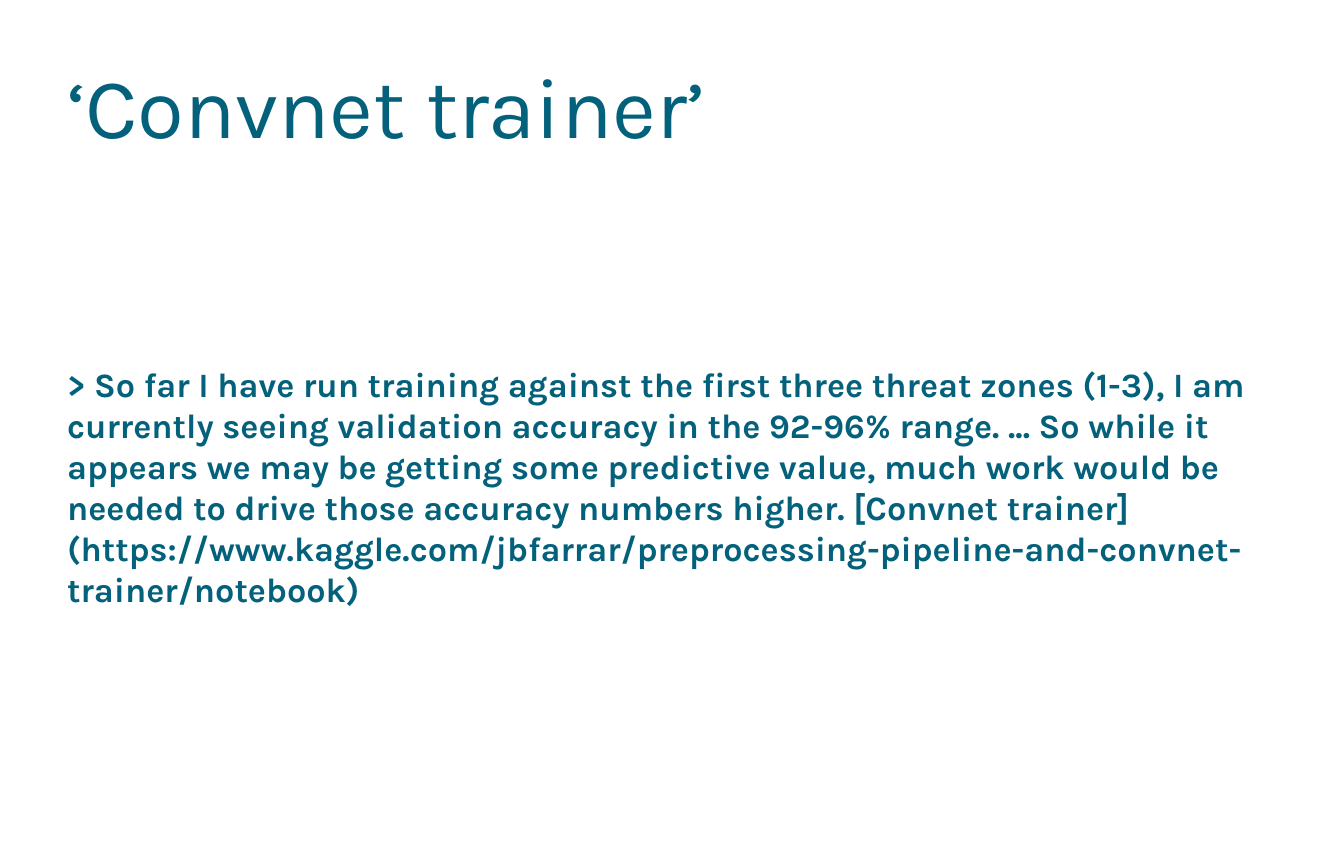
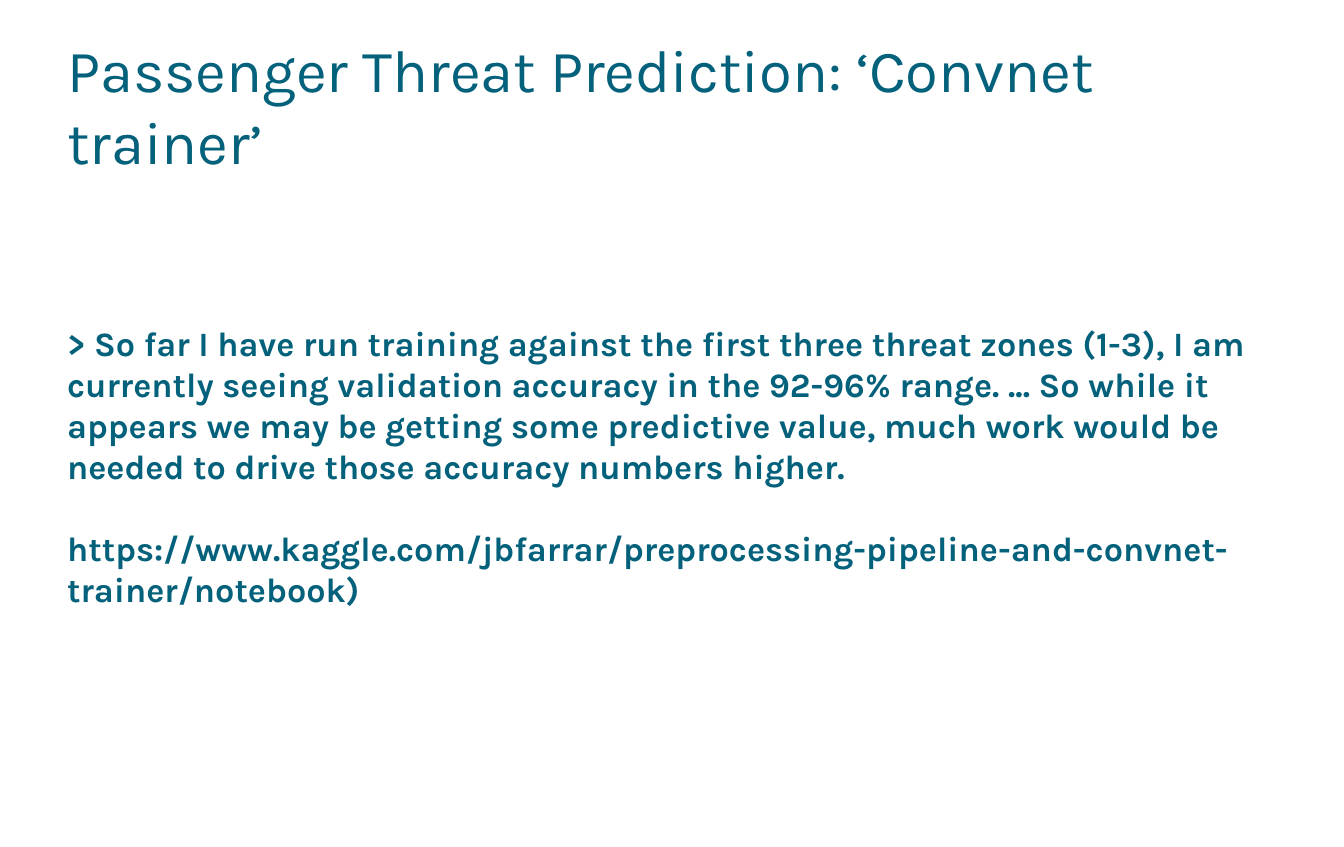
Before and after one commit to datapractice/machinelearners, a slide deck: slide 12 of mackenzie_govern_predict.odp (slide 10 before the commit). Drawn at 1344x847 pixels with LibreOffice and Linux fonts; fonts in the diff are those of the drawing; background and template pictures are left out. Boxes give left, top, right and bottom in pixels: in the first picture for what was removed or moved away, otherwise in the second. Text is boxed around its words. In the diff, an @@ line names an element or a change of style, - is before the commit and + after.

```diff
--- a/mackenzie_govern_predict.odp
+++ b/mackenzie_govern_predict.odp
@@ title at bbox=[67, 51, 1093, 165]: text changed; size 60 to 42 pt @@
-‘Convnet trainer’
+Passenger Threat Prediction: ‘Convnet trainer’
@@ subtitle at bbox=[67, 330, 1244, 606]: text changed @@
-> So far I have run training against the first three threat zones (1-3), I am currently seeing validation accuracy in the 92-96% range. ... So while it appears we may be getting some predictive value, much work would be needed to drive those accuracy numbers higher. [Convnet trainer](https://www.kaggle.com/jbfarrar/preprocessing-pipeline-and-convnet-trainer/notebook)
+> So far I have run training against the first three threat zones (1-3), I am currently seeing validation accuracy in the 92-96% range. ... So while it appears we may be getting some predictive value, much work would be needed to drive those accuracy numbers higher.
+https://www.kaggle.com/jbfarrar/preprocessing-pipeline-and-convnet-trainer/notebook)
```
Also in this commit, not shown: 2 slides added, 2 other files.
